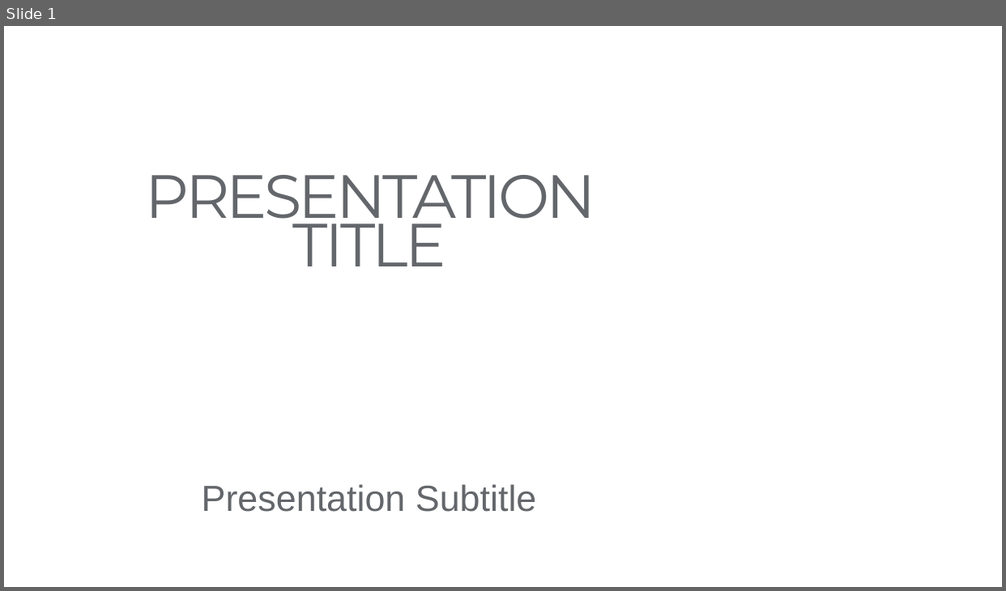
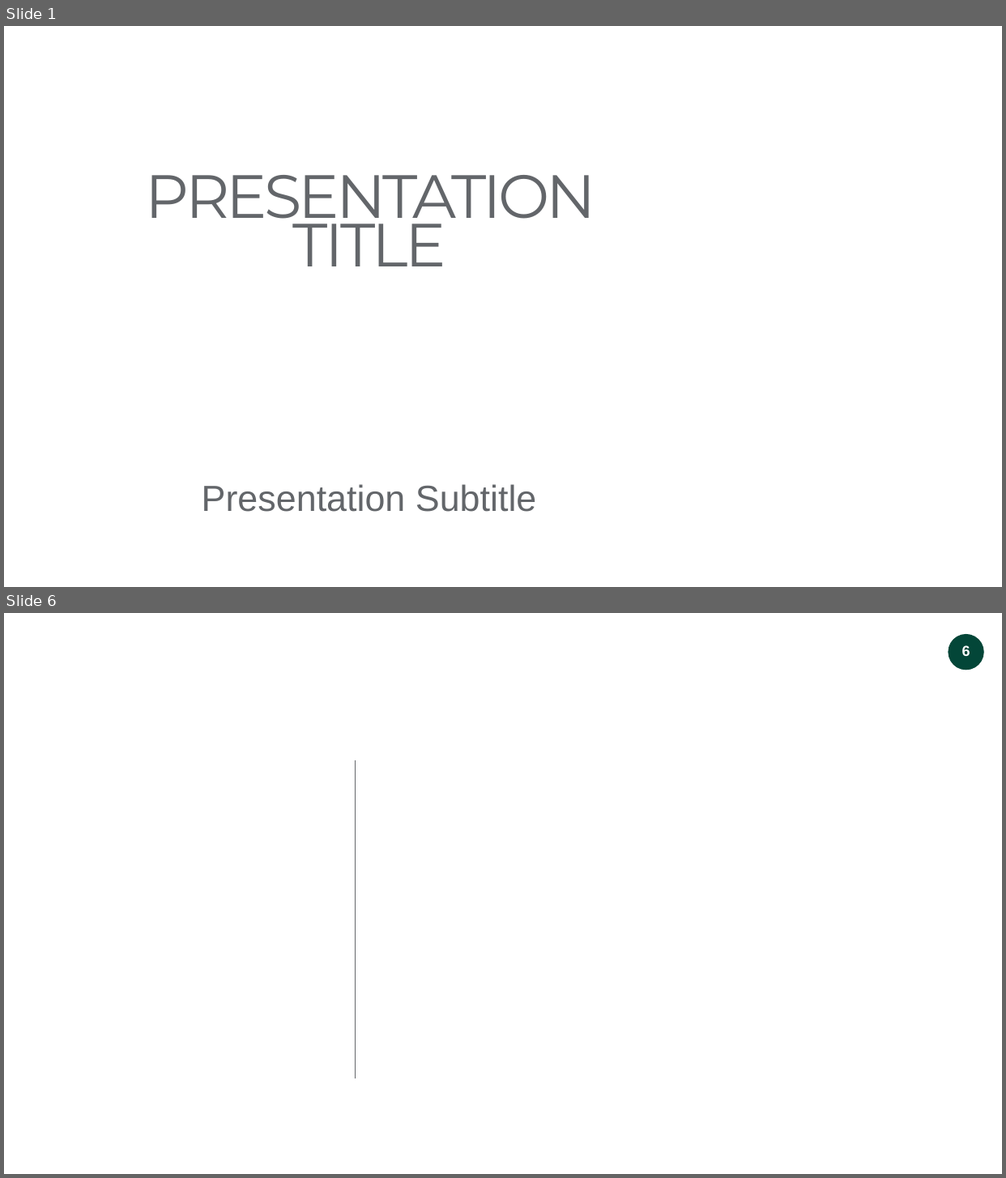
Before and after one commit to julianbarg/Templates, a slide deck: ivey_ppt.pptx. Shown one above the other, each under a label of ours: slide 1 before the commit, slides 1 and 6 after it; the slides between them are not shown. The pictures are 1006x591 and 1006x1178 pixels, drawn with LibreOffice and Linux fonts; fonts in the diff are those of the drawing; background and template pictures are left out. Boxes give left, top, right and bottom in pixels: in the first picture for what was removed or moved away, otherwise in the second. Text is boxed around its words. In the diff, an @@ line names an element or a change of style, - is before the commit and + after.

```diff
--- a/ivey_ppt.pptx
+++ b/ivey_ppt.pptx
@@ slide 6 added at (4, 613, 1002, 1174), background #FFFFFF @@
@@ ellipse added at (948, 634, 983, 669), fill #034638, outline #034638 0.5 pt @@
@@ page number added at (962, 645, 970, 656), 10.5 pt, text #FFFFFF, bold @@
+6
@@ line added from (356, 760) to (356, 1079), #63666A 0.5 pt @@
```
Also in this commit, not shown: 1 slide removed.
